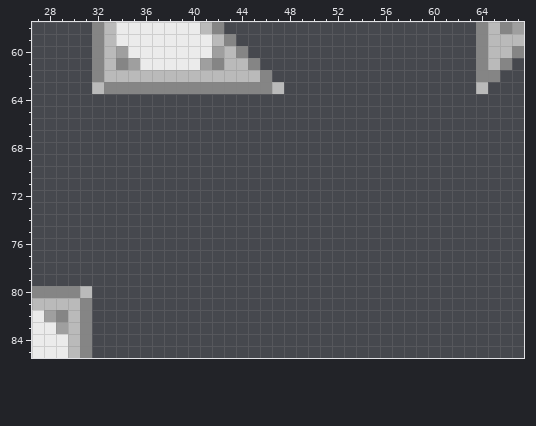
One commit to this pixel-art file: Art/atlas.aseprite. That is the earlier state.
512x512 pixels, 1 frame. Pixels under 10% opacity are left out. Colours within 5 levels of each other are drawn and written as one. Shown: x 27..67, y 58..85.
Once edited:
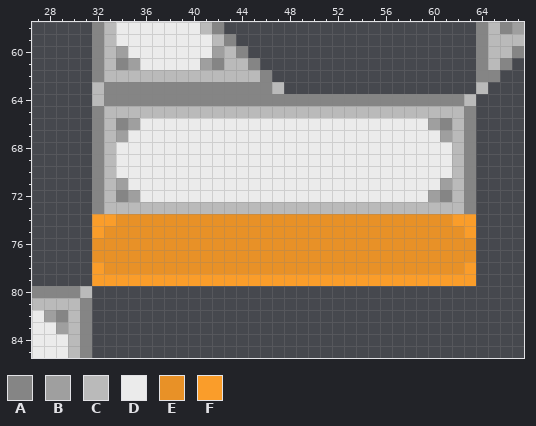
Palette (. is transparent): A #858585  B #9f9f9f  C #bababa  D #ebebeb  E #e89127  F #fa9d2a
Edits made:
@@ x 27..67 @@
 63 .....CAAAAAAAAAAAAAAC................C...
-64 .........................................
-65 .........................................
-66 .........................................
-67 .........................................
-68 .........................................
-69 .........................................
-70 .........................................
-71 .........................................
-72 .........................................
-73 .........................................
-74 .........................................
-75 .........................................
-76 .........................................
-77 .........................................
-78 .........................................
-79 .........................................
+64 .....CAAAAAAAAAAAAAAAAAAAAAAAAAAAAAAC....
+65 .....ACCCCCCCCCCCCCCCCCCCCCCCCCCCCCCA....
+66 .....ACABDDDDDDDDDDDDDDDDDDDDDDDDBACA....
+67 .....ACBDDDDDDDDDDDDDDDDDDDDDDDDDDBCA....
+68 .....ACDDDDDDDDDDDDDDDDDDDDDDDDDDDDCA....
+69 .....ACDDDDDDDDDDDDDDDDDDDDDDDDDDDDCA....
+70 .....ACDDDDDDDDDDDDDDDDDDDDDDDDDDDDCA....
+71 .....ACBDDDDDDDDDDDDDDDDDDDDDDDDDDBCA....
+72 .....ACABDDDDDDDDDDDDDDDDDDDDDDDDBACA....
+73 .....ACCCCCCCCCCCCCCCCCCCCCCCCCCCCCCA....
+74 .....FFEEEEEEEEEEEEEEEEEEEEEEEEEEEEFF....
+75 .....FEEEEEEEEEEEEEEEEEEEEEEEEEEEEEEF....
+76 .....EEEEEEEEEEEEEEEEEEEEEEEEEEEEEEEE....
+77 .....EEEEEEEEEEEEEEEEEEEEEEEEEEEEEEEE....
+78 .....FEEEEEEEEEEEEEEEEEEEEEEEEEEEEEEF....
+79 .....FFFFFFFFFFFFFFFFFFFFFFFFFFFFFFFF....
 80 AAAAC....................................
Where, in picture pixels (left, top, right, bottom), the same in both pictures:
added: (92, 94, 476, 286)
